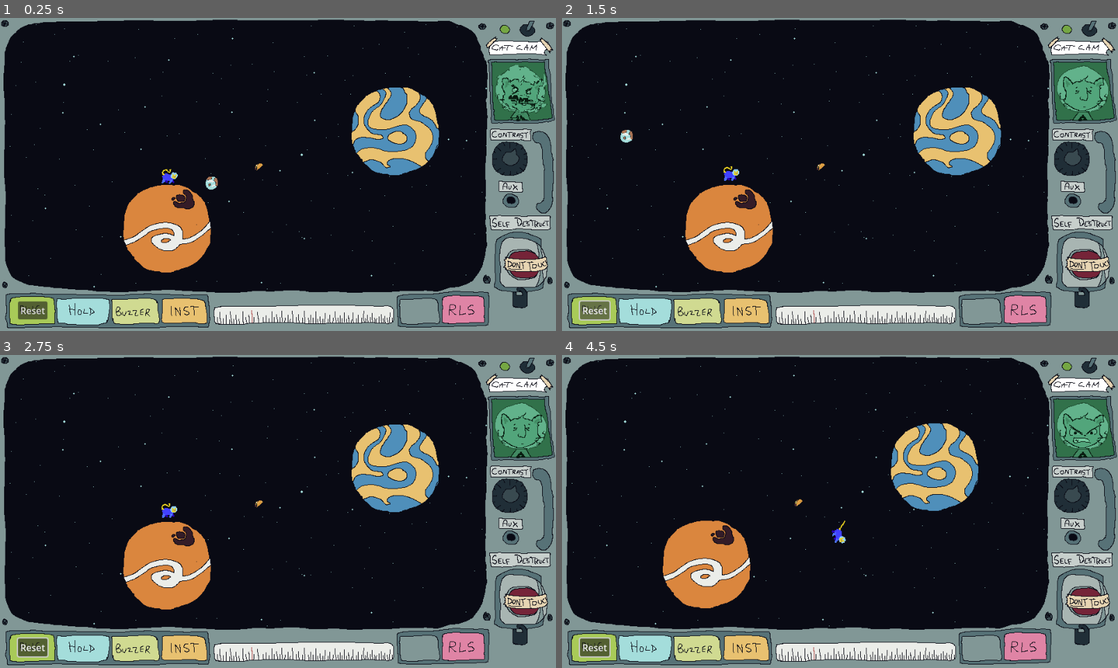
Above: before the commit, frames 1-4 (two rows, left to right).
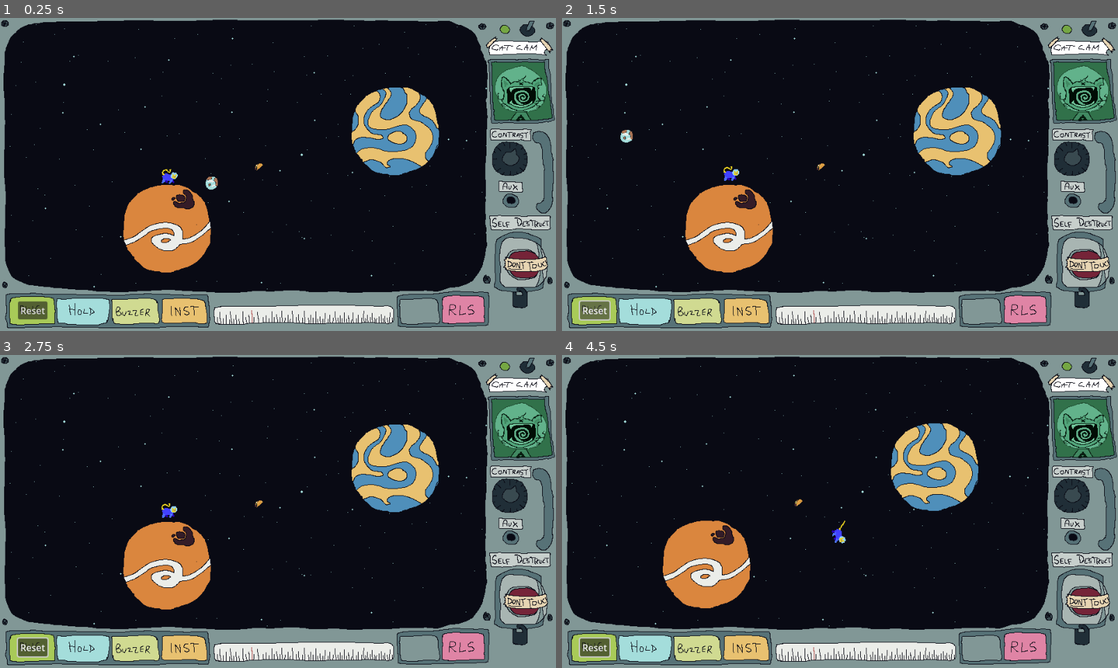
Above: after the commit, the same moments.

Repository: butlernc/space.cat.launcher
Game: Godot game, scene res://Scenes/main.tscn
The game is run twice, just before and just after one commit, with the same random seed, the same clock (stepped at 60 frames per second) and the same inputs.
Inputs (mouse positions are in pixels of both pictures, inside the frame that each line leads up to):
- Up to frame 1 (0.25 s): no input
- Up to frame 2 (1.5 s): move the mouse to (962, 158) at 0.52 s; hold Right mouse button (right_mouse_click) 0.53-1.25 s; click "Reset" at 1.25 s
- Up to frame 3 (2.75 s): move the mouse to (166, 527) at 2.02 s; click (166, 527) at 2.1 s; right-click (166, 527) at 2.3 s
- Up to frame 4 (4.5 s): move the mouse to (895, 442) at 2.77 s; hold Right mouse button (right_mouse_click) 2.78-3.53 s; move the mouse to (812, 574) at 3.52 s; right-click (812, 574) at 3.6 s; move the mouse to (1006, 558) at 4.27 s; press the mouse at (1006, 558) at 4.28 s

The runs differ from the first frame. In frame 1, 0.6% of the frame differs, in the area x 89-99%, y 14-33%; in frame 2, 0.3%; in frame 3, 0.3%; in frame 4, 0.3%.

Commit message:
started dynamic cat cam stuff

Diff:
--- a/Scenes/HUD.tscn
+++ b/Scenes/HUD.tscn
@@ -1,8 +1,154 @@
-[gd_scene load_steps=4 format=3 uid="uid://gxxh4g26ko7h"]
+[gd_scene load_steps=37 format=3 uid="uid://gxxh4g26ko7h"]
 
 [ext_resource type="Script" path="res://Scripts/cat-cam.gd" id="1_36dhd"]
 [ext_resource type="Texture2D" uid="uid://cymqn1qqxd7lp" path="res://Art/HUD/hud-overlay.png" id="1_iel0u"]
+[ext_resource type="Texture2D" uid="uid://lx7kffqmw0mu" path="res://Art/Cat/cat-cam/landed/portraits-landed1.png" id="2_fwjde"]
 [ext_resource type="Script" path="res://Scripts/reset.gd" id="3_tr082"]
+[ext_resource type="Texture2D" uid="uid://i2thmta3if5v" path="res://Art/Cat/cat-cam/landed/portraits-landed2.png" id="3_v1utr"]
+[ext_resource type="Texture2D" uid="uid://b7ou233sqmmph" path="res://Art/Cat/cat-cam/landed/portraits-landed3.png" id="4_axpvs"]
+[ext_resource type="Texture2D" uid="uid://do00h2ragcmal" path="res://Art/Cat/cat-cam/landed/portraits-landed4.png" id="5_j4atj"]
+[ext_resource type="Texture2D" uid="uid://bf8cvcsb4tt6o" path="res://Art/Cat/cat-cam/landed/portraits-landed5.png" id="6_60okl"]
+[ext_resource type="Texture2D" uid="uid://i0lrhnjim0s0" path="res://Art/Cat/cat-cam/landed/portraits-landed6.png" id="7_xoexp"]
+[ext_resource type="Texture2D" uid="uid://o4tsomwn8ovf" path="res://Art/Cat/cat-cam/landed/portraits-landed7.png" id="8_gfgnp"]
+[ext_resource type="Texture2D" uid="uid://1wwib2j4bw5r" path="res://Art/Cat/cat-cam/landed/portraits-landed8.png" id="9_jew5s"]
+[ext_resource type="Texture2D" uid="uid://c4lw7orsqxgwu" path="res://Art/Cat/cat-cam/landed/portraits-landed9.png" id="10_kg10t"]
+[ext_resource type="Texture2D" uid="uid://c170a4evppet4" path="res://Art/Cat/cat-cam/landed/portraits-landed10.png" id="11_mqtf6"]
+[ext_resource type="Texture2D" uid="uid://ginc43i8ot63" path="res://Art/Cat/cat-cam/landed/portraits-landed11.png" id="12_fg3qg"]
+[ext_resource type="Texture2D" uid="uid://ba1j74xfmqku7" path="res://Art/Cat/cat-cam/landed/portraits-landed12.png" id="13_pgebo"]
+[ext_resource type="Texture2D" uid="uid://2nrpow3xnr7f" path="res://Art/Cat/cat-cam/landed/portraits-landed13.png" id="14_ho1gx"]
+[ext_resource type="Texture2D" uid="uid://h12xuppshtdr" path="res://Art/Cat/cat-cam/launched/portraits-spliced5.png" id="15_7jio2"]
+[ext_resource type="Texture2D" uid="uid://dtiu7ao87jags" path="res://Art/Cat/cat-cam/launched/portraits-spliced8.png" id="16_rgum2"]
+[ext_resource type="Texture2D" uid="uid://b6uis3r8e7rkm" path="res://Art/Cat/cat-cam/launched/portraits-spliced15.png" id="17_eiuby"]
+[ext_resource type="Texture2D" uid="uid://dffuyn3amq4xj" path="res://Art/Cat/cat-cam/launched/portraits-spliced16.png" id="18_w1xoq"]
+[ext_resource type="Texture2D" uid="uid://dhlnyb6xrgkmk" path="res://Art/Cat/cat-cam/launched/portraits-spliced18.png" id="19_5sdis"]
+[ext_resource type="Texture2D" uid="uid://dmhc6p14txv6v" path="res://Art/Cat/cat-cam/launched/portraits-spliced25.png" id="20_t7mbp"]
+[ext_resource type="Texture2D" uid="uid://ch5x4ygrpcqcv" path="res://Art/Cat/cat-cam/launched/portraits-spliced27.png" id="21_ea8i2"]
+[ext_resource type="Texture2D" uid="uid://ca508ngrn7oc7" path="res://Art/Cat/cat-cam/launched/portraits-spliced29.png" id="22_1ktcj"]
+[ext_resource type="Texture2D" uid="uid://cqvjawv7ftcv3" path="res://Art/Cat/cat-cam/launched/portraits-spliced32.png" id="23_dxgkf"]
+[ext_resource type="Texture2D" uid="uid://ewjd4gf3iyl7" path="res://Art/Cat/cat-cam/player_aiming/portraits-spliced2.png" id="24_r03o2"]
+[ext_resource type="Texture2D" uid="uid://bn6ofedvkhdbe" path="res://Art/Cat/cat-cam/player_aiming/portraits-spliced9.png" id="25_lx4ye"]
+[ext_resource type="Texture2D" uid="uid://c58vout3ujp20" path="res://Art/Cat/cat-cam/player_aiming/portraits-spliced10.png" id="26_4fil7"]
+[ext_resource type="Texture2D" uid="uid://difpb2lp4wmio" path="res://Art/Cat/cat-cam/player_aiming/portraits-spliced12.png" id="27_xhbh7"]
+[ext_resource type="Texture2D" uid="uid://ny40hnori8bd" path="res://Art/Cat/cat-cam/player_aiming/portraits-spliced14.png" id="28_xieyj"]
+[ext_resource type="Texture2D" uid="uid://coi2q1c2vy3hg" path="res://Art/Cat/cat-cam/player_aiming/portraits-spliced17.png" id="29_xhsgq"]
+[ext_resource type="Texture2D" uid="uid://dd7283ha7hpsb" path="res://Art/Cat/cat-cam/player_aiming/portraits-spliced19.png" id="30_u3a4w"]
+[ext_resource type="Texture2D" uid="uid://cxdo6yjeqc1lg" path="res://Art/Cat/cat-cam/player_aiming/portraits-spliced23.png" id="31_3r7ep"]
+[ext_resource type="Texture2D" uid="uid://ck78ta4y5whbl" path="res://Art/Cat/cat-cam/player_aiming/portraits-spliced24.png" id="32_jbc2p"]
+[ext_resource type="Texture2D" uid="uid://cjwd3pobsml4b" path="res://Art/Cat/cat-cam/player_aiming/portraits-spliced30.png" id="33_07qgy"]
+
+[sub_resource type="SpriteFrames" id="SpriteFrames_3beex"]
+animations = [{
+"frames": [{
+"duration": 1.0,
+"texture": ExtResource("2_fwjde")
+}, {
+"duration": 1.0,
+"texture": ExtResource("3_v1utr")
+}, {
+"duration": 1.0,
+"texture": ExtResource("4_axpvs")
+}, {
+"duration": 1.0,
+"texture": ExtResource("5_j4atj")
+}, {
+"duration": 1.0,
+"texture": ExtResource("6_60okl")
+}, {
+"duration": 1.0,
+"texture": ExtResource("7_xoexp")
+}, {
+"duration": 1.0,
+"texture": ExtResource("8_gfgnp")
+}, {
+"duration": 1.0,
+"texture": ExtResource("9_jew5s")
+}, {
+"duration": 1.0,
+"texture": ExtResource("10_kg10t")
+}, {
+"duration": 1.0,
+"texture": ExtResource("11_mqtf6")
+}, {
+"duration": 1.0,
+"texture": ExtResource("12_fg3qg")
+}, {
+"duration": 1.0,
+"texture": ExtResource("13_pgebo")
+}, {
+"duration": 1.0,
+"texture": ExtResource("14_ho1gx")
+}],
+"loop": true,
+"name": &"landed",
+"speed": 5.0
+}, {
+"frames": [{
+"duration": 1.0,
+"texture": ExtResource("15_7jio2")
+}, {
+"duration": 1.0,
+"texture": ExtResource("16_rgum2")
+}, {
+"duration": 1.0,
+"texture": ExtResource("17_eiuby")
+}, {
+"duration": 1.0,
+"texture": ExtResource("18_w1xoq")
+}, {
+"duration": 1.0,
+"texture": ExtResource("19_5sdis")
+}, {
+"duration": 1.0,
+"texture": ExtResource("20_t7mbp")
+}, {
+"duration": 1.0,
+"texture": ExtResource("21_ea8i2")
+}, {
+"duration": 1.0,
+"texture": ExtResource("22_1ktcj")
+}, {
+"duration": 1.0,
+"texture": ExtResource("23_dxgkf")
+}],
+"loop": true,
+"name": &"launched",
+"speed": 5.0
+}, {
+"frames": [{
+"duration": 1.0,
+"texture": ExtResource("24_r03o2")
+}, {
+"duration": 1.0,
+"texture": ExtResource("25_lx4ye")
+}, {
+"duration": 1.0,
+"texture": ExtResource("26_4fil7")
+}, {
+"duration": 1.0,
+"texture": ExtResource("27_xhbh7")
+}, {
+"duration": 1.0,
+"texture": ExtResource("28_xieyj")
+}, {
+"duration": 1.0,
+"texture": ExtResource("29_xhsgq")
+}, {
+"duration": 1.0,
+"texture": ExtResource("30_u3a4w")
+}, {
+"duration": 1.0,
+"texture": ExtResource("31_3r7ep")
+}, {
+"duration": 1.0,
+"texture": ExtResource("32_jbc2p")
+}, {
+"duration": 1.0,
+"texture": ExtResource("33_07qgy")
+}],
+"loop": true,
+"name": &"player_aiming",
+"speed": 5.0
+}]
 
 [node name="HUD" type="Control"]
 texture_filter = 1
@@ -20,8 +166,10 @@
 offset_bottom = 40.0
 texture = ExtResource("1_iel0u")
 
-[node name="CatCam" type="Sprite2D" parent="CanvasLayer/TextureRect"]
+[node name="AnimatedSprite2D" type="AnimatedSprite2D" parent="CanvasLayer/TextureRect"]
 position = Vector2(898, 129)
+sprite_frames = SubResource("SpriteFrames_3beex")
+animation = &"launched"
 script = ExtResource("1_36dhd")
 
 [node name="Reset" type="Button" parent="CanvasLayer"]
--- a/Scenes/main.tscn
+++ b/Scenes/main.tscn
@@ -68,6 +68,10 @@
 
 [node name="HUD" parent="." instance=ExtResource("4_7knsj")]
 
+[node name="AnimatedSprite2D" parent="HUD/CanvasLayer/TextureRect" index="0"]
+frame = 1
+frame_progress = 0.142878
+
 [node name="StartPosition" type="Marker2D" parent="."]
 position = Vector2(-155, 9)
 
@@ -227,7 +231,6 @@
 
 [connection signal="pressed" from="HUD/CanvasLayer/Reset" to="Player" method="reset"]
 [connection signal="body_entered" from="Player" to="Player" method="_on_body_entered"]
-[connection signal="cat_launched" from="Player" to="HUD/CanvasLayer/TextureRect/CatCam" method="_on_cat_launched"]
 [connection signal="body_entered" from="Taco/Taco 1" to="Taco/Taco 1" method="_on_body_entered"]
 [connection signal="taco_collected" from="Taco/Taco 1" to="." method="_on_taco_collected"]
 
--- a/Scripts/aim-lines.gd
+++ b/Scripts/aim-lines.gd
@@ -1,4 +1,6 @@
 extends Node2D
+
+signal player_aiming
 
 var lines_container : Node2D
 
@@ -23,6 +25,7 @@
 func on_right_click():
 	if Globals.GUNNER_UI_ON:
 		refresh_aim_line()
+		player_aiming.emit()
 
 func on_right_click_release():
 	remove_aim_line()
--- a/Scripts/cat-cam.gd
+++ b/Scripts/cat-cam.gd
@@ -1,29 +1,26 @@
-extends Sprite2D
+extends AnimatedSprite2D
 
-var sprite_textures : Array = []  # Array to store sprite textures
+
 var changing_portrait : bool = false  # Flag to track if portrait change is in progress
 var original_position : Vector2  # Variable to store the original position
-
+@onready var _animated_sprite = $AnimatedSprite2D
 
 # Called when the node enters the scene tree for the first time.
 func _ready():
-	for i in range(1, 33):  # Assuming you want filenames from "portraits-spliced1.png" to "portraits-spliced32.png"
-		var filename : String = "res://Art/Cat/cat-cam/portraits-spliced" + str(i) + ".png"
-		sprite_textures.append(load(filename))
-	# Change the initial texture when the node enters the scene
-	original_position = Vector2(898, 129)
-	change_portrait()
+	pass
 
 # Called every frame. 'delta' is the elapsed time since the previous frame.
 func _process(delta):
 	pass
 
-func change_portrait():
-	changing_portrait = true
-	if sprite_textures.size() > 0:
-		var random_index : int = randi() % sprite_textures.size()
-		texture = sprite_textures[random_index]
-	changing_portrait = false
+func _on_cat_launched():
+	print("launched")
+	_animated_sprite.play("launched")
 
-func _on_cat_launched():
-	change_portrait()
+func _on_cat_landed():
+	print("landed")
+	_animated_sprite.play("landed")
+
+func _on_player_aiming():
+	print("player_aiming")
+	_animated_sprite.play("player_aiming")
--- a/Scripts/player.gd
+++ b/Scripts/player.gd
@@ -1,5 +1,6 @@
 extends RigidBody2D
 signal cat_launched
+signal cat_landed
 
 @onready var _animated_sprite = $AnimatedSprite2D
 var type = Globals.BODY_TYPE_CAT
@@ -59,6 +60,7 @@
 			reset_launcher()
 			landed = true
 			prime_reset = false
+			cat_landed.emit()
 			_animated_sprite.play("landed")
 
 	if reset_rigidbody_state:
@@ -69,6 +71,7 @@
 		state.angular_velocity = 0
 		state.transform.origin = initial_position
 		state.apply_force(Vector2.ZERO)
+		cat_landed.emit()
 
 	if Input.is_action_pressed("left_mouse_click"):
 		if !launched:
--- a/project.godot
+++ b/project.godot
@@ -23,7 +23,6 @@
 
 window/size/viewport_width=960
 window/size/viewport_height=540
-window/size/mode=3
 window/size/resizable=false
 window/stretch/mode="viewport"
 
Renamed: Art/Cat/cat-cam/portraits-spliced1.png -> Art/Cat/cat-cam/landed/portraits-landed1.png
Not shown, added: Art/Cat/cat-cam/landed/portraits-landed1.png.import
Renamed: Art/Cat/cat-cam/portraits-spliced22.png -> Art/Cat/cat-cam/landed/portraits-landed10.png
Not shown, added: Art/Cat/cat-cam/landed/portraits-landed10.png.import
Renamed: Art/Cat/cat-cam/portraits-spliced26.png -> Art/Cat/cat-cam/landed/portraits-landed11.png
Not shown, added: Art/Cat/cat-cam/landed/portraits-landed11.png.import
Renamed: Art/Cat/cat-cam/portraits-spliced28.png -> Art/Cat/cat-cam/landed/portraits-landed12.png
Not shown, added: Art/Cat/cat-cam/landed/portraits-landed12.png.import
Renamed: Art/Cat/cat-cam/portraits-spliced31.png -> Art/Cat/cat-cam/landed/portraits-landed13.png
Not shown, added: Art/Cat/cat-cam/landed/portraits-landed13.png.import
Renamed: Art/Cat/cat-cam/portraits-spliced3.png -> Art/Cat/cat-cam/landed/portraits-landed2.png
Not shown, added: Art/Cat/cat-cam/landed/portraits-landed2.png.import
(and 84 more such lines)
